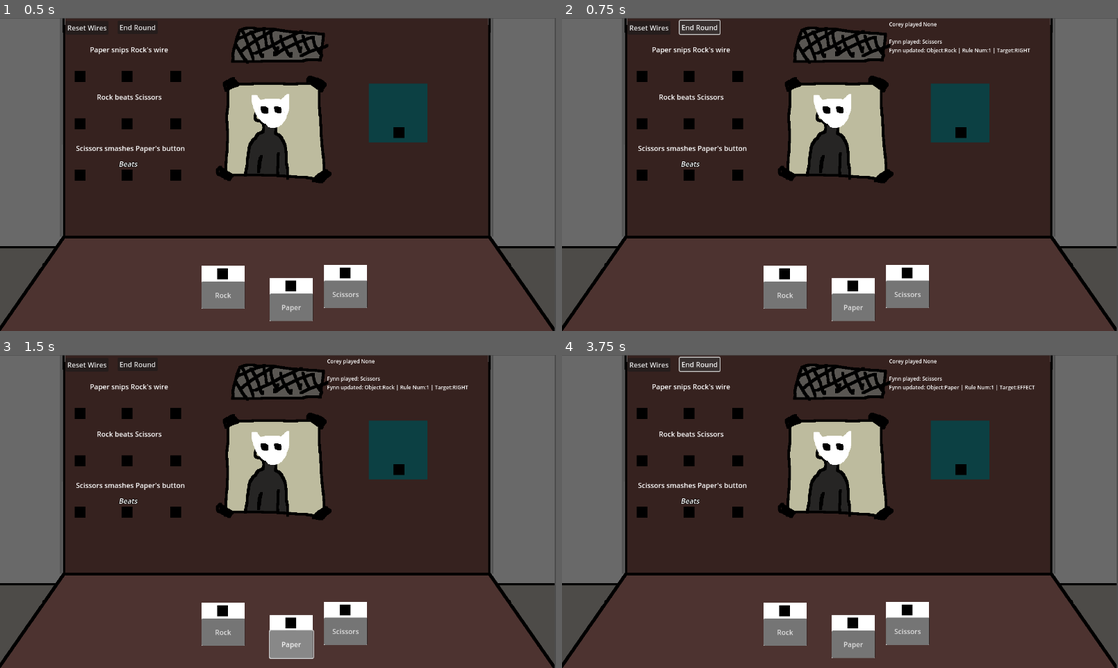
Above: before the commit, frames 1-4 (two rows, left to right).
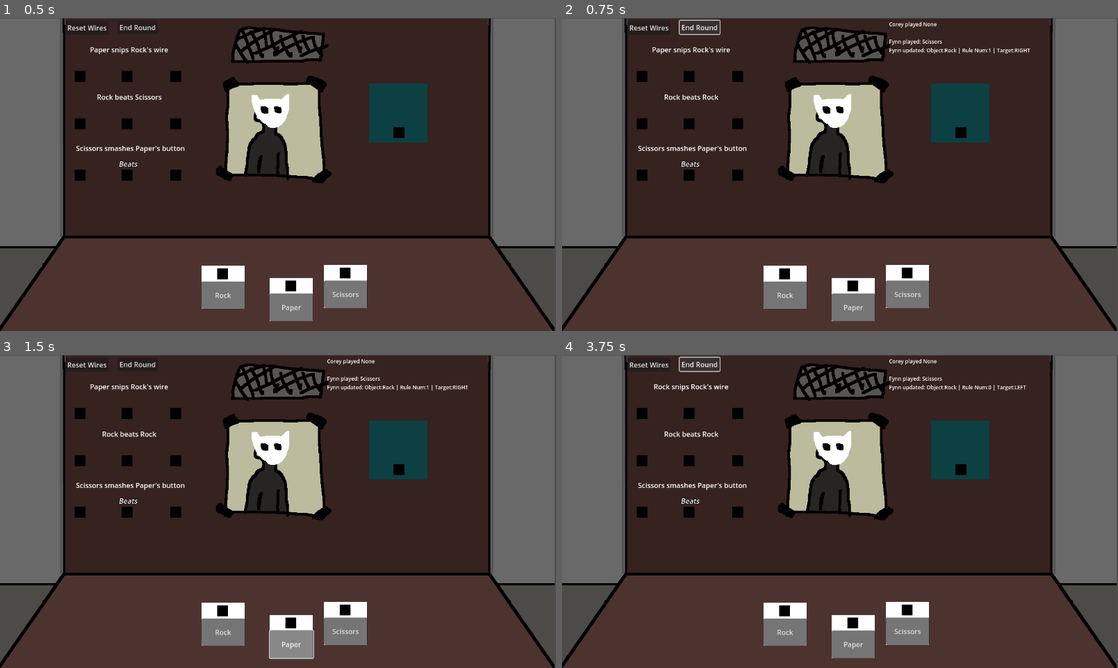
Above: after the commit, the same moments.

Repository: coreytbyrne/RPSGame
Game: Godot game, scene res://game_scenes/encounter/encounter.tscn
The game is run twice, just before and just after one commit, with the same random seed, the same clock (stepped at 60 frames per second) and the same inputs. This scene is started directly instead of the project's main scene.
Inputs:
- Up to frame 1 (0.5 s): no input
- Up to frame 2 (0.75 s): click "End Round" at 0.5 s
- Up to frame 3 (1.5 s): click "Paper" at 1.25 s
- Up to frame 4 (3.75 s): click "Rock" at 2 s; click "Scissors" at 2.75 s; click "End Round" at 3.5 s

Frame 1 is identical in both runs. In frame 2, 0.1% of the frame differs, in the area x 17-30%, y 24-27%; in frame 3, 0.1%; in frame 4, 0.4%, in the area x 16-86%, y 9-27%.
Error before the commit: Invalid access to property or key 'is_update_pending' on a base object of type 'Node2D (EffectTarget)'. (res://entities/rule/rule.gd:49)

Commit message:
Bugfix
Update pending no longer crashes game

Diff:
--- a/entities/rule/rule.gd
+++ b/entities/rule/rule.gd
@@ -36,17 +36,17 @@
 
 func opponent_update(rule_target:RULE_TARGET, update) -> void:
 	if rule_target == RULE_TARGET.LEFT:
-		if left_target.is_update_pending:
+		if left_target.is_update_pending():
 			left_target.revert_assignment()
 		else:
 			left_target.direct_update(update)
 	elif rule_target == RULE_TARGET.RIGHT:
-		if right_target.is_update_pending:
+		if right_target.is_update_pending():
 			right_target.revert_assignment()
 		else:
 			right_target.direct_update(update)
 	else:
-		if effect_target.is_update_pending:
+		if effect_target.is_update_pending():
 			effect_target.revert_assignment()
 		else:
 			effect_target.direct_update(update)
--- a/entities/targets/effect_target.gd
+++ b/entities/targets/effect_target.gd
@@ -36,3 +36,6 @@
 func commit_assignment() -> void:
 	assignment = temp_assignment
 	committed_assignment.emit()
+
+func is_update_pending() -> bool:
+	return (temp_assignment != assignment)
